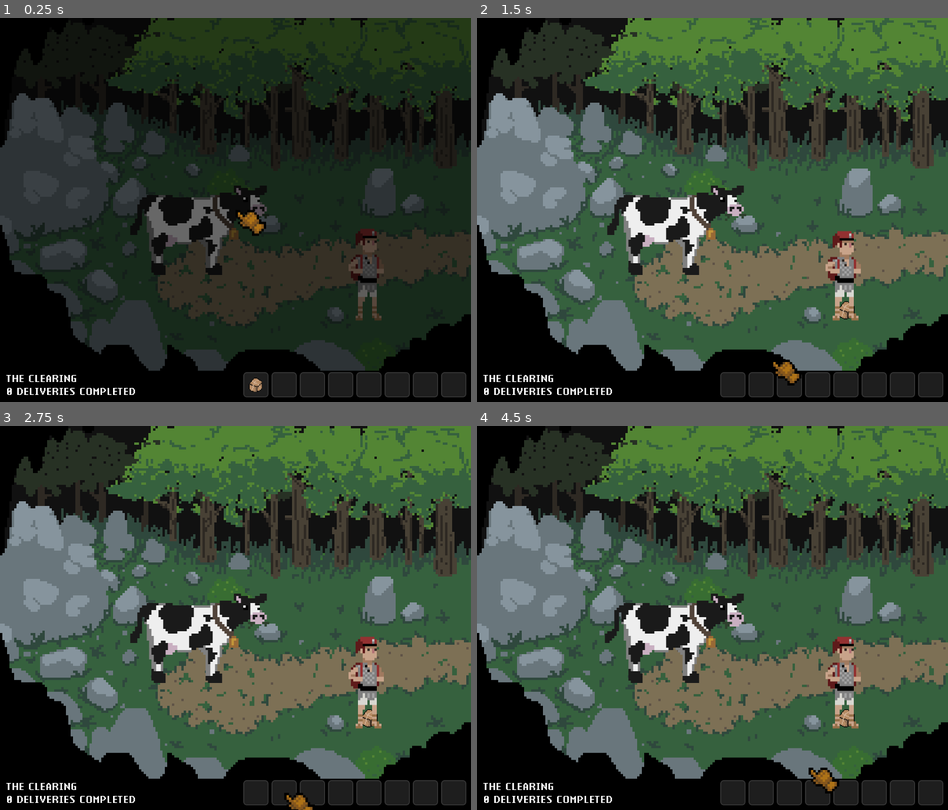
Above: before the commit, frames 1-4 (two rows, left to right).
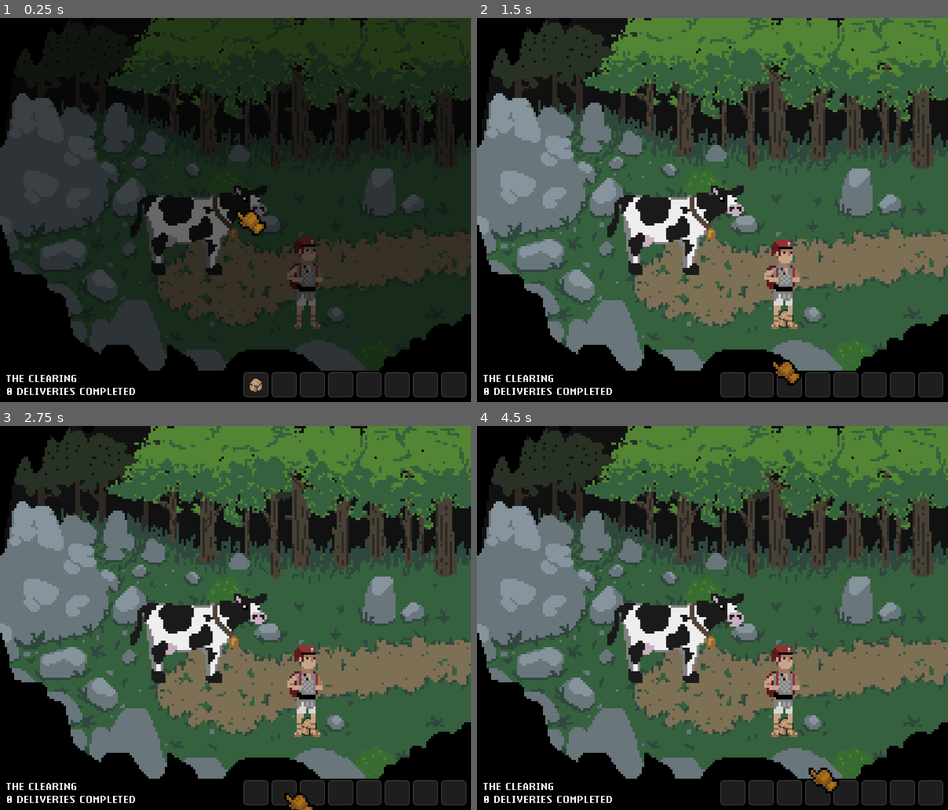
Above: after the commit, the same moments.

Repository: SleepyStudios/CourierOfCobblecove
Game: Godot game, scene res://scenes/zones/b4.tscn
Two runs of this game, one before a commit and one after it. Both use one fixed random seed, a clock stepped at 60 frames per second and the inputs below.
Inputs (mouse positions are in pixels of both pictures, inside the frame that each line leads up to):
- Up to frame 1 (0.25 s): no input
- Up to frame 2 (1.5 s): drag from (731, 386) to (759, 125) at 0.52 s; drag from (731, 386) to (849, 309) at 1.27 s
- Up to frame 3 (2.75 s): move the mouse to (282, 794) at 2.02 s; press the mouse at (282, 794) at 2.03 s
- Up to frame 4 (4.5 s): release the mouse at (759, 794) at 2.75 s; drag from (787, 794) to (571, 560) at 2.77 s; drag from (759, 794) to (849, 717) at 3.52 s; drag from (787, 794) to (849, 717) at 4.27 s

The runs differ from the first frame. In frame 1, 1.5% of the frame differs, in the area x 27-82%, y 47-82%; in frame 2, 2.1%; in frame 3, 2.2%; in frame 4, 2.2%, in the area x 27-82%, y 50-82%.

Commit message:
Updates some zone gfx

Diff:
--- a/scenes/npcs/beehive.tscn
+++ b/scenes/npcs/beehive.tscn
@@ -24,7 +24,7 @@
 action_callbacks = Array[String]([""])
 
 [sub_resource type="RectangleShape2D" id="RectangleShape2D_hp1tn"]
-size = Vector2(116.042, 210.015)
+size = Vector2(129.021, 158.008)
 
 [sub_resource type="AtlasTexture" id="AtlasTexture_0y14a"]
 atlas = ExtResource("4_sn5di")
@@ -53,8 +53,7 @@
 dialogue_data = SubResource("Resource_rq4ng")
 
 [node name="CollisionShape" type="CollisionShape2D" parent="."]
-position = Vector2(-21, -20)
-rotation = -0.00431322
+position = Vector2(-14.5105, 6.00375)
 shape = SubResource("RectangleShape2D_hp1tn")
 
 [node name="Animation" type="AnimatedSprite2D" parent="."]
--- a/scenes/npcs/buttercup.tscn
+++ b/scenes/npcs/buttercup.tscn
@@ -16,7 +16,7 @@
 play_anim,with_lead"])
 
 [sub_resource type="RectangleShape2D" id="RectangleShape2D_hp1tn"]
-size = Vector2(365, 167)
+size = Vector2(356, 266)
 
 [sub_resource type="AtlasTexture" id="AtlasTexture_pc2f2"]
 atlas = ExtResource("5_t75i0")
@@ -56,7 +56,7 @@
 }],
 "loop": true,
 "name": &"with_lead",
-"speed": 5.0
+"speed": 3.0
 }]
 
 [node name="Buttercup" type="StaticBody2D" groups=["NPCs"]]
@@ -64,12 +64,13 @@
 dialogue_data = SubResource("Resource_5pr75")
 
 [node name="CollisionShape" type="CollisionShape2D" parent="."]
-position = Vector2(20.5, 4.5)
+position = Vector2(-11, -12)
 shape = SubResource("RectangleShape2D_hp1tn")
 
 [node name="Animation" type="AnimatedSprite2D" parent="."]
 z_index = 2
 sprite_frames = SubResource("SpriteFrames_7j183")
 animation = &"with_lead"
+frame_progress = 0.196911
 
 [node name="CanvasLayer" type="CanvasLayer" parent="."]
--- a/scenes/zones/b4.tscn
+++ b/scenes/zones/b4.tscn
@@ -10,7 +10,10 @@
 size = Vector2(1920, 166.375)
 
 [sub_resource type="RectangleShape2D" id="RectangleShape2D_nfskc"]
-size = Vector2(41, 81.5)
+size = Vector2(68, 116)
+
+[sub_resource type="RectangleShape2D" id="RectangleShape2D_w6nc2"]
+size = Vector2(468, 986)
 
 [node name="B4" type="Node2D"]
 
@@ -27,7 +30,7 @@
 texture = ExtResource("1_iscab")
 
 [node name="Player" parent="." instance=ExtResource("2_xeqlf")]
-position = Vector2(942, 649)
+position = Vector2(786, 671)
 
 [node name="Overlay" type="Sprite2D" parent="."]
 z_index = 999
@@ -43,7 +46,7 @@
 color = Color(0, 0, 0, 1)
 
 [node name="Teleporter c4" parent="." instance=ExtResource("4_q5mfn")]
-position = Vector2(1226, 500.625)
+position = Vector2(1194, 526)
 rotation = 1.5708
 zone = "c4"
 anchor = "Left"
@@ -52,20 +55,20 @@
 position = Vector2(0, -600)
 
 [node name="CollisionShape2D" type="CollisionShape2D" parent="TopCollision"]
-position = Vector2(600, 850.625)
+position = Vector2(598, 917)
 shape = SubResource("RectangleShape2D_qc31m")
 
 [node name="BottomCollision" type="StaticBody2D" parent="."]
 
 [node name="CollisionShape2D" type="CollisionShape2D" parent="BottomCollision"]
-position = Vector2(600, 980)
+position = Vector2(600, 961)
 shape = SubResource("RectangleShape2D_qc31m")
 
 [node name="Rock2" type="StaticBody2D" parent="."]
 position = Vector2(978, 449)
 
 [node name="CollisionShape2D" type="CollisionShape2D" parent="Rock2"]
-position = Vector2(-8.5, -5.25)
+position = Vector2(-12, -10)
 shape = SubResource("RectangleShape2D_nfskc")
 
 [node name="RightAnchor" type="Node2D" parent="."]
@@ -73,3 +76,9 @@
 
 [node name="Buttercup" parent="." instance=ExtResource("6_3fuq0")]
 position = Vector2(515, 539)
+
+[node name="LeftCollision" type="StaticBody2D" parent="."]
+
+[node name="CollisionShape2D" type="CollisionShape2D" parent="LeftCollision"]
+position = Vector2(162, 639)
+shape = SubResource("RectangleShape2D_w6nc2")
--- a/scenes/zones/c4.tscn
+++ b/scenes/zones/c4.tscn
@@ -7,19 +7,13 @@
 [ext_resource type="PackedScene" uid="uid://cwc8cxbrj717a" path="res://scenes/npcs/old_man.tscn" id="8_umffp"]
 
 [sub_resource type="RectangleShape2D" id="RectangleShape2D_qc31m"]
-size = Vector2(1920, 166.375)
+size = Vector2(1920, 183.188)
 
 [sub_resource type="RectangleShape2D" id="RectangleShape2D_q7ph3"]
-size = Vector2(84, 79)
+size = Vector2(69, 73)
 
 [sub_resource type="RectangleShape2D" id="RectangleShape2D_mgqbl"]
-size = Vector2(85, 118)
-
-[sub_resource type="RectangleShape2D" id="RectangleShape2D_nfskc"]
-size = Vector2(41, 81.5)
-
-[sub_resource type="RectangleShape2D" id="RectangleShape2D_ecrbu"]
-size = Vector2(67, 63)
+size = Vector2(81, 118)
 
 [node name="C4" type="Node2D"]
 
@@ -36,7 +30,7 @@
 texture = ExtResource("1_xcr04")
 
 [node name="Player" parent="." instance=ExtResource("2_viq8b")]
-position = Vector2(1047, 563)
+position = Vector2(947, 561)
 
 [node name="Overlay" type="Sprite2D" parent="."]
 z_index = 999
@@ -61,17 +55,17 @@
 [node name="BottomCollision" type="StaticBody2D" parent="."]
 
 [node name="CollisionShape2D" type="CollisionShape2D" parent="BottomCollision"]
-position = Vector2(600, 980)
+position = Vector2(600, 971.594)
 shape = SubResource("RectangleShape2D_qc31m")
 
 [node name="Teleporter b4" parent="." instance=ExtResource("4_n8lym")]
-position = Vector2(0, 500)
+position = Vector2(8, 502)
 rotation = 1.5708
 zone = "b4"
 anchor = "Right"
 
 [node name="Teleporter d4" parent="." instance=ExtResource("4_n8lym")]
-position = Vector2(1152, 500)
+position = Vector2(1137, 500)
 rotation = 1.5708
 zone = "d4"
 anchor = "Left"
@@ -80,7 +74,7 @@
 position = Vector2(479, 657)
 
 [node name="CollisionShape2D" type="CollisionShape2D" parent="Stump"]
-position = Vector2(1, 0.5)
+position = Vector2(0.5, 3.5)
 shape = SubResource("RectangleShape2D_q7ph3")
 
 [node name="Rock" type="StaticBody2D" parent="."]
@@ -93,16 +87,8 @@
 [node name="Rock2" type="StaticBody2D" parent="."]
 position = Vector2(978, 449)
 
-[node name="CollisionShape2D" type="CollisionShape2D" parent="Rock2"]
-position = Vector2(-8.5, -5.25)
-shape = SubResource("RectangleShape2D_nfskc")
-
 [node name="Rock3" type="StaticBody2D" parent="."]
 position = Vector2(302, 779)
-
-[node name="CollisionShape2D" type="CollisionShape2D" parent="Rock3"]
-position = Vector2(-7, 9.5)
-shape = SubResource("RectangleShape2D_ecrbu")
 
 [node name="OldMan" parent="." instance=ExtResource("8_umffp")]
 position = Vector2(293, 380)
--- a/scenes/zones/d4.tscn
+++ b/scenes/zones/d4.tscn
@@ -1,9 +1,28 @@
-[gd_scene load_steps=5 format=3 uid="uid://bglntcmd3cx8k"]
+[gd_scene load_steps=12 format=3 uid="uid://bglntcmd3cx8k"]
 
 [ext_resource type="Texture2D" uid="uid://blg81hi42omyh" path="res://sprites/zones/d4.png" id="1_goxpk"]
 [ext_resource type="PackedScene" uid="uid://dm5txbfgjhjlf" path="res://scenes/player.tscn" id="2_2nt88"]
-[ext_resource type="Texture2D" uid="uid://brqbkqwwvcaph" path="res://sprites/zones/b4_overlay.png" id="3_v1o0f"]
+[ext_resource type="Texture2D" uid="uid://dffiidnue56oa" path="res://sprites/zones/d4_overlay.png" id="3_kaoq2"]
 [ext_resource type="PackedScene" path="res://scenes/teleporter.tscn" id="4_86ruw"]
+[ext_resource type="PackedScene" uid="uid://c05mecitdjco5" path="res://scenes/npcs/beehive.tscn" id="5_6dphe"]
+
+[sub_resource type="RectangleShape2D" id="RectangleShape2D_nrmvt"]
+size = Vector2(1437, 338.5)
+
+[sub_resource type="RectangleShape2D" id="RectangleShape2D_fgkvx"]
+size = Vector2(411, 468)
+
+[sub_resource type="RectangleShape2D" id="RectangleShape2D_vsv1c"]
+size = Vector2(425, 208)
+
+[sub_resource type="RectangleShape2D" id="RectangleShape2D_6ydbv"]
+size = Vector2(169, 315)
+
+[sub_resource type="RectangleShape2D" id="RectangleShape2D_jce4j"]
+size = Vector2(169, 134.5)
+
+[sub_resource type="RectangleShape2D" id="RectangleShape2D_sb3pj"]
+size = Vector2(128, 258)
 
 [node name="D4" type="Node2D"]
 
@@ -20,12 +39,12 @@
 texture = ExtResource("1_goxpk")
 
 [node name="Player" parent="." instance=ExtResource("2_2nt88")]
-position = Vector2(100, 460)
+position = Vector2(121, 464)
 
 [node name="Overlay" type="Sprite2D" parent="."]
 z_index = 999
 position = Vector2(600, 450)
-texture = ExtResource("3_v1o0f")
+texture = ExtResource("3_kaoq2")
 
 [node name="OverlayRect" type="ColorRect" parent="."]
 z_index = 999
@@ -36,35 +55,71 @@
 color = Color(0, 0, 0, 1)
 
 [node name="Teleporter c4" parent="." instance=ExtResource("4_86ruw")]
-position = Vector2(-30, 500.625)
+position = Vector2(1, 501)
 rotation = 1.5708
 zone = "c4"
 anchor = "Right"
 
 [node name="Teleporter e4" parent="." instance=ExtResource("4_86ruw")]
-position = Vector2(1234, 500.625)
+position = Vector2(1196, 502)
 rotation = 1.5708
 zone = "e4"
 anchor = "Left"
 
-[node name="Teleporter d5" parent="." instance=ExtResource("4_86ruw")]
-position = Vector2(600, 940)
-zone = "d5"
-anchor = "Top"
-
 [node name="Teleporter d3" parent="." instance=ExtResource("4_86ruw")]
-position = Vector2(600, -30)
+position = Vector2(600, 46)
 zone = "d3"
 anchor = "Bottom"
 
 [node name="LeftAnchor" type="Node2D" parent="."]
-position = Vector2(104, 540)
+position = Vector2(123, 467)
 
 [node name="RightAnchor" type="Node2D" parent="."]
-position = Vector2(1048, 540)
-
-[node name="BottomAnchor" type="Node2D" parent="."]
-position = Vector2(822, 738)
+position = Vector2(1096, 435)
 
 [node name="TopAnchor" type="Node2D" parent="."]
-position = Vector2(596, 104)
+position = Vector2(583, 117)
+
+[node name="BottomCollision" type="StaticBody2D" parent="."]
+
+[node name="CollisionShape2D" type="CollisionShape2D" parent="BottomCollision"]
+position = Vector2(632.5, 1035.25)
+shape = SubResource("RectangleShape2D_nrmvt")
+
+[node name="TopLeftCollision" type="StaticBody2D" parent="."]
+position = Vector2(109, 177)
+
+[node name="CollisionShape2D" type="CollisionShape2D" parent="TopLeftCollision"]
+position = Vector2(5.5, -41)
+shape = SubResource("RectangleShape2D_fgkvx")
+
+[node name="TopRightCollision" type="StaticBody2D" parent="."]
+position = Vector2(109, 177)
+
+[node name="CollisionShape2D" type="CollisionShape2D" parent="TopRightCollision"]
+position = Vector2(879, -154)
+shape = SubResource("RectangleShape2D_vsv1c")
+
+[node name="TopRightCollision2" type="StaticBody2D" parent="."]
+position = Vector2(109, 177)
+
+[node name="CollisionShape2D" type="CollisionShape2D" parent="TopRightCollision2"]
+position = Vector2(1096.5, 40.5)
+shape = SubResource("RectangleShape2D_6ydbv")
+
+[node name="TopRightCollision3" type="StaticBody2D" parent="."]
+position = Vector2(109, 177)
+
+[node name="CollisionShape2D" type="CollisionShape2D" parent="TopRightCollision3"]
+position = Vector2(955, -31.75)
+shape = SubResource("RectangleShape2D_jce4j")
+
+[node name="Beehive" parent="." instance=ExtResource("5_6dphe")]
+position = Vector2(399, 237)
+
+[node name="TopLeftCollision2" type="StaticBody2D" parent="."]
+position = Vector2(109, 177)
+
+[node name="CollisionShape2D" type="CollisionShape2D" parent="TopLeftCollision2"]
+position = Vector2(275, -142)
+shape = SubResource("RectangleShape2D_sb3pj")
--- a/scenes/zones/e4.tscn
+++ b/scenes/zones/e4.tscn
@@ -6,7 +6,7 @@
 [ext_resource type="PackedScene" path="res://scenes/teleporter.tscn" id="4_2d23q"]
 
 [sub_resource type="RectangleShape2D" id="RectangleShape2D_qc31m"]
-size = Vector2(1920, 166.375)
+size = Vector2(1920, 211.188)
 
 [node name="E4" type="Node2D"]
 
@@ -23,7 +23,7 @@
 texture = ExtResource("1_ghitq")
 
 [node name="Player" parent="." instance=ExtResource("2_68yr7")]
-position = Vector2(100, 460)
+position = Vector2(144, 449)
 
 [node name="Overlay" type="Sprite2D" parent="."]
 visible = false
@@ -41,19 +41,19 @@
 color = Color(0, 0, 0, 1)
 
 [node name="Teleporter d4" parent="." instance=ExtResource("4_2d23q")]
-position = Vector2(-30, 500.625)
+position = Vector2(10, 501)
 rotation = 1.5708
 zone = "d4"
 anchor = "Right"
 
 [node name="Teleporter f4" parent="." instance=ExtResource("4_2d23q")]
-position = Vector2(1234, 500.625)
+position = Vector2(1192, 500)
 rotation = 1.5708
 zone = "f4"
 anchor = "Left"
 
 [node name="Teleporter e5" parent="." instance=ExtResource("4_2d23q")]
-position = Vector2(600, 952)
+position = Vector2(611, 915)
 zone = "e5"
 anchor = "Top"
 
@@ -61,14 +61,14 @@
 position = Vector2(0, -600)
 
 [node name="CollisionShape2D" type="CollisionShape2D" parent="TopCollision"]
-position = Vector2(600, 522.625)
+position = Vector2(593, 681.594)
 shape = SubResource("RectangleShape2D_qc31m")
 
 [node name="LeftAnchor" type="Node2D" parent="."]
-position = Vector2(104, 540)
+position = Vector2(147, 453)
 
 [node name="RightAnchor" type="Node2D" parent="."]
 position = Vector2(1115, 499)
 
 [node name="BottomAnchor" type="Node2D" parent="."]
-position = Vector2(608, 755)
+position = Vector2(618, 698)
--- a/scenes/zones/f4.tscn
+++ b/scenes/zones/f4.tscn
@@ -2,12 +2,12 @@
 
 [ext_resource type="Texture2D" uid="uid://dvl273pm8dxbm" path="res://sprites/zones/f4.png" id="1_8f8tm"]
 [ext_resource type="PackedScene" uid="uid://dm5txbfgjhjlf" path="res://scenes/player.tscn" id="2_qkfr0"]
-[ext_resource type="Texture2D" uid="uid://brqbkqwwvcaph" path="res://sprites/zones/b4_overlay.png" id="3_kl5w7"]
+[ext_resource type="Texture2D" uid="uid://20i26mnoytbo" path="res://sprites/zones/f4_overlay.png" id="3_1an35"]
 [ext_resource type="PackedScene" path="res://scenes/teleporter.tscn" id="4_4qnsu"]
 [ext_resource type="PackedScene" uid="uid://rjxyfqtvca26" path="res://scenes/npcs/bribe_guard.tscn" id="6_e82pt"]
 
 [sub_resource type="RectangleShape2D" id="RectangleShape2D_qc31m"]
-size = Vector2(1920, 166.375)
+size = Vector2(1501.8, 166.375)
 
 [node name="F4" type="Node2D"]
 
@@ -24,12 +24,12 @@
 texture = ExtResource("1_8f8tm")
 
 [node name="Player" parent="." instance=ExtResource("2_qkfr0")]
-position = Vector2(100, 460)
+position = Vector2(147, 460)
 
 [node name="Overlay" type="Sprite2D" parent="."]
 z_index = 999
 position = Vector2(600, 450)
-texture = ExtResource("3_kl5w7")
+texture = ExtResource("3_1an35")
 
 [node name="OverlayRect" type="ColorRect" parent="."]
 z_index = 999
@@ -40,7 +40,7 @@
 color = Color(0, 0, 0, 1)
 
 [node name="Teleporter e4" parent="." instance=ExtResource("4_4qnsu")]
-position = Vector2(-30, 500.625)
+position = Vector2(5, 504)
 rotation = 1.5708
 zone = "e4"
 anchor = "Right"
@@ -49,17 +49,26 @@
 position = Vector2(0, -600)
 
 [node name="CollisionShape2D" type="CollisionShape2D" parent="TopCollision"]
-position = Vector2(600, 522.625)
+position = Vector2(613, 765)
+rotation = 0.359538
 shape = SubResource("RectangleShape2D_qc31m")
 
 [node name="BottomCollision" type="StaticBody2D" parent="."]
 
 [node name="CollisionShape2D" type="CollisionShape2D" parent="BottomCollision"]
-position = Vector2(600, 980)
+position = Vector2(600, 948)
 shape = SubResource("RectangleShape2D_qc31m")
 
 [node name="LeftAnchor" type="Node2D" parent="."]
-position = Vector2(104, 540)
+position = Vector2(144, 535)
 
 [node name="BribeGuard" parent="." instance=ExtResource("6_e82pt")]
-position = Vector2(528, 193)
+position = Vector2(451, 220)
+
+[node name="TopCollision2" type="StaticBody2D" parent="."]
+position = Vector2(0, -600)
+
+[node name="CollisionShape2D" type="CollisionShape2D" parent="TopCollision2"]
+position = Vector2(1143, 1376)
+rotation = 0.719076
+shape = SubResource("RectangleShape2D_qc31m")
Not shown: 1 places in scenes/zones/b4.tscn that only renumber resources
Not shown: 1 places in scenes/zones/c4.tscn that only renumber resources
Binary file changed: sprites/npcs/cow_idle.png
Binary file changed: sprites/zones/d4.png
Binary file added: sprites/zones/d4_overlay.png
Not shown, added: sprites/zones/d4_overlay.png.import
Binary file changed: sprites/zones/e4.png
Binary file changed: sprites/zones/f4.png
Binary file added: sprites/zones/f4_overlay.png
Not shown, added: sprites/zones/f4_overlay.png.import
